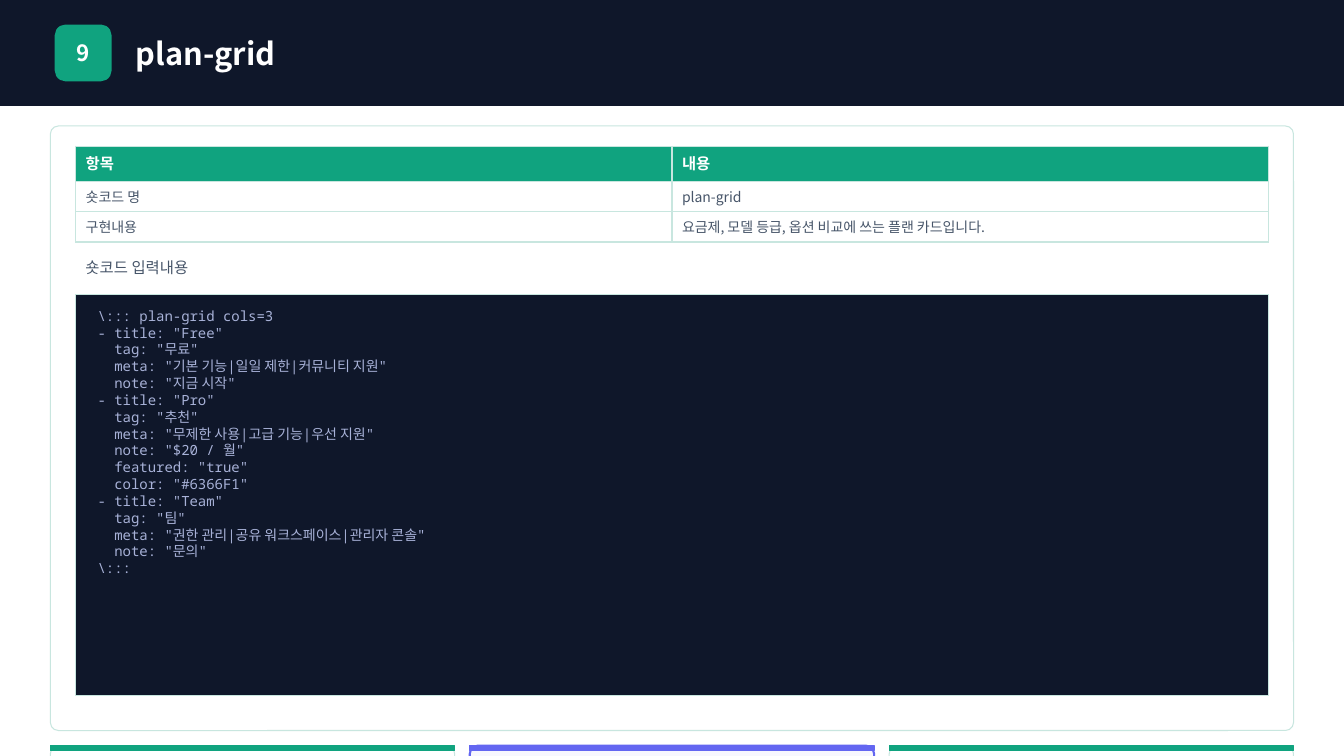
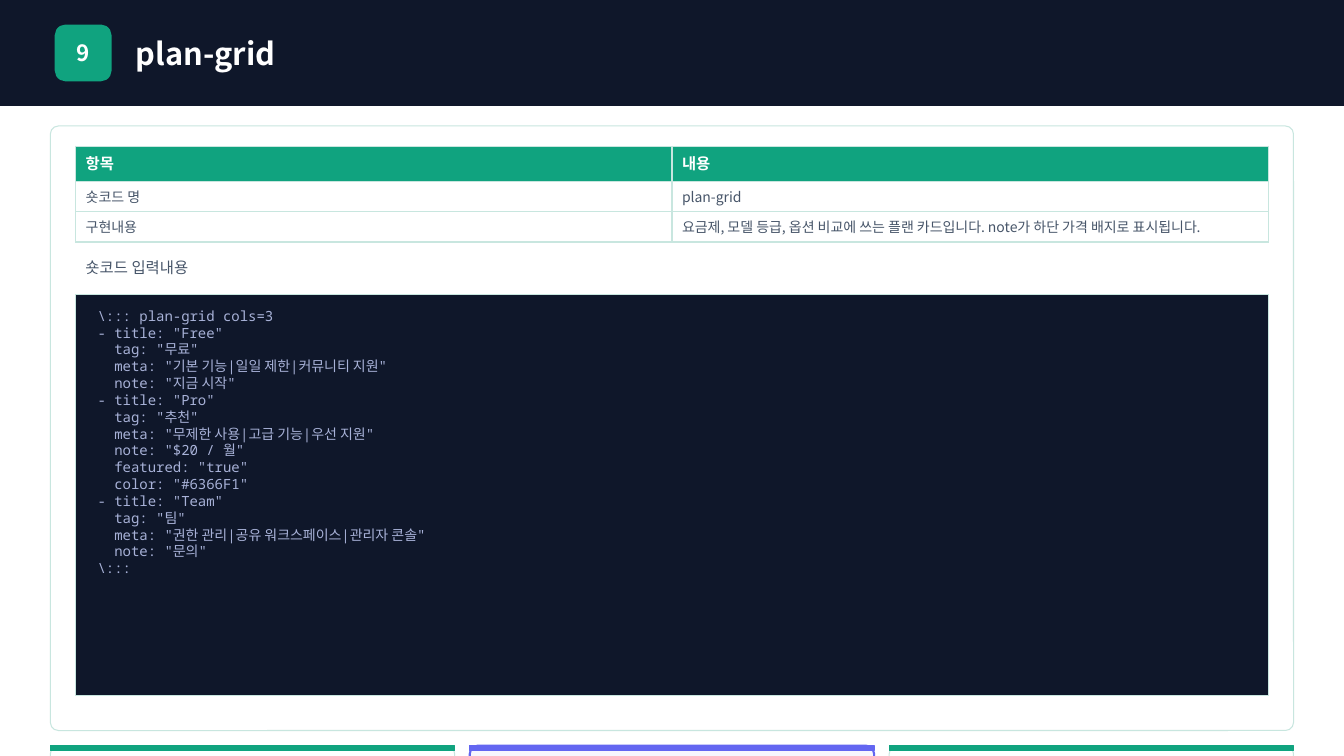
Before and after one commit to chamgil71/creative-spark, a slide deck: slide 12 of public/showcase/showcase.pptx. Drawn at 1344x756 pixels with LibreOffice and Linux fonts; fonts in the diff are those of the drawing. Boxes give left, top, right and bottom in pixels: in the first picture for what was removed or moved away, otherwise in the second. Text is boxed around its words. In the diff, an @@ line names an element or a change of style, - is before the commit and + after.

```diff
--- a/public/showcase/showcase.pptx
+++ b/public/showcase/showcase.pptx
@@ table at (76, 146, 1269, 247) @@
-row 3, column 2: 요금제, 모델 등급, 옵션 비교에 쓰는 플랜 카드입니다.
+row 3, column 2: 요금제, 모델 등급, 옵션 비교에 쓰는 플랜 카드입니다. note가 하단 가격 배지로 표시됩니다.
```
Also in this commit, not shown: 14 other slides changed, 4 slides added, 5 slides removed, 50 other files.
